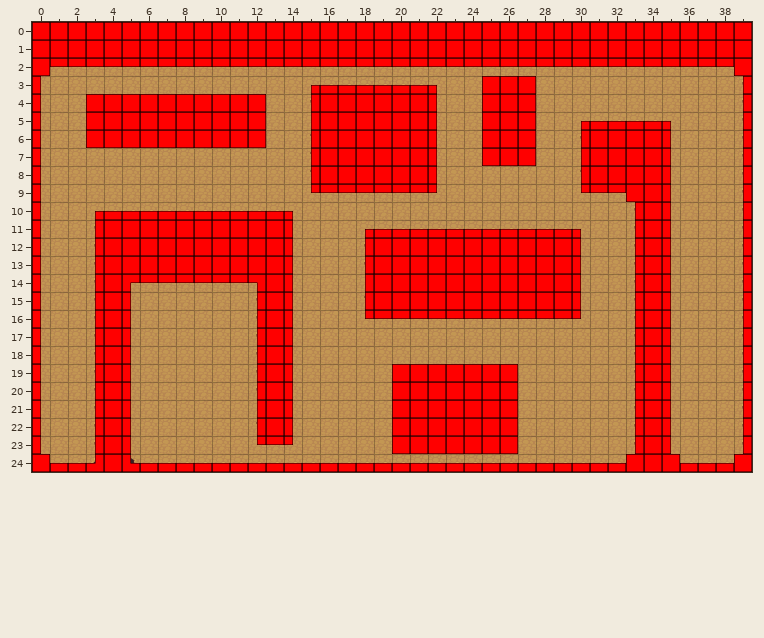
Two states of a Tiled map, res/carte/map_grotte.tmx. The picture above was drawn from the file before the commit.
Cells are 32x32 px. Shown: x 0..39, y 0..24.
After:
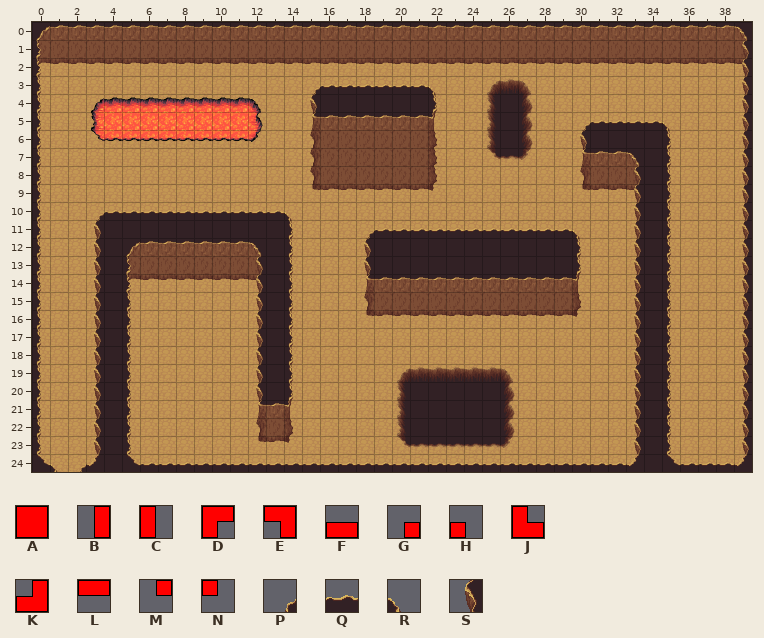
Key: from "tile_collision": A 0, B 1, C 2, D 3, E 4, F 5, G 6, H 7, J 8, K 9, L 10, M 11, N 12; from "tile_terrain_atlas": P 0, Q 1, R 2, S 32.
_ is an empty cell.
Edits made:
Layer "background 2":
y 24: x 1..2 QQ -> RP
Layer "overground":
y 11..23: x 3 _ -> S
Layer "logique" (now hidden):
y 0..1: x 0..39 AAAAAAAAAAAAAAAAAAAAAAAAAAAAAAAAAAAAAAAA -> ________________________________________
y 2: x 0..39 ALLLLLLLLLLLLLLLLLLLLLLLLLLLLLLLLLLLLLLA -> ________________________________________
y 3: x 0 C -> _; x 15..22 GFFFFFFH -> ________; x 25..27 AAA -> ___; x 39 B -> _
y 4: x 0 C -> _; x 3..12 AAAAAAAAAA -> __________; x 15..22 BAAAAAAC -> ________; x 25..27 AAA -> ___; x 39 B -> _
y 5: x 0 C -> _; x 3..12 AAAAAAAAAA -> __________; x 15..22 BAAAAAAC -> ________; x 25..27 AAA -> ___; x 30..35 GFFFFH -> ______; x 39 B -> _
y 6: x 0 C -> _; x 3..12 AAAAAAAAAA -> __________; x 15..22 BAAAAAAC -> ________; x 25..27 AAA -> ___; x 30..35 BAAAAC -> ______; x 39 B -> _
y 7: x 0 C -> _; x 15..22 BAAAAAAC -> ________; x 25..27 AAA -> ___; x 30..35 BAAAAC -> ______; x 39 B -> _
y 8: x 0 C -> _; x 15..22 BAAAAAAC -> ________; x 30..35 BAAAAC -> ______; x 39 B -> _
y 9: x 0 C -> _; x 15..22 MLLLLLLN -> ________; x 30..35 MLLAAC -> ______; x 39 B -> _
y 10: x 0 C -> _; x 3..14 GFFFFFFFFFFH -> ____________; x 33..35 BAC -> ___; x 39 B -> _
y 11: x 0 C -> _; x 3..14 BAAAAAAAAAAC -> ____________; x 18..30 GFFFFFFFFFFFH -> _____________; x 33..35 BAC -> ___; x 39 B -> _
y 12..13: x 0 C -> _; x 3..14 BAAAAAAAAAAC -> ____________; x 18..30 BAAAAAAAAAAAC -> _____________; x 33..35 BAC -> ___; x 39 B -> _
y 14: x 0 C -> _; x 3..14 BADLLLLLLEAC -> ____________; x 18..30 BAAAAAAAAAAAC -> _____________; x 33..35 BAC -> ___; x 39 B -> _
y 15: x 0 C -> _; x 3..5 BAC -> ___; x 12..14 BAC -> ___; x 18..30 BAAAAAAAAAAAC -> _____________; x 33..35 BAC -> ___; x 39 B -> _
y 16: x 0 C -> _; x 3..5 BAC -> ___; x 12..14 BAC -> ___; x 18..30 MLLLLLLLLLLLN -> _____________; x 33..35 BAC -> ___; x 39 B -> _
y 17..18: x 0 C -> _; x 3..5 BAC -> ___; x 12..14 BAC -> ___; x 33..35 BAC -> ___; x 39 B -> _
y 19..22: x 0 C -> _; x 3..5 BAC -> ___; x 12..14 BAC -> ___; x 20..26 AAAAAAA -> _______; x 33..35 BAC -> ___; x 39 B -> _
y 23: x 0 C -> _; x 3..5 BAC -> ___; x 12..14 MLN -> ___; x 20..26 AAAAAAA -> _______; x 33..35 BAC -> ___; x 39 B -> _
y 24: x 0..39 AFFKAJFFFFFFFFFFFFFFFFFFFFFFFFFFFAAAFFFA -> ________________________________________
Pixel boxes of the changes (left, top, right, bottom) in both pictures:
changed: (32, 22, 752, 472)
